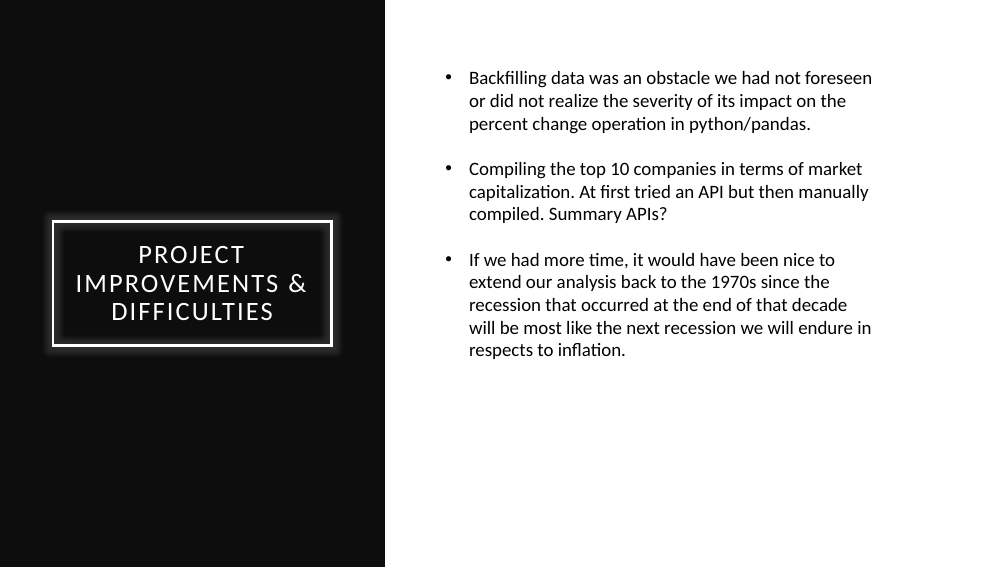
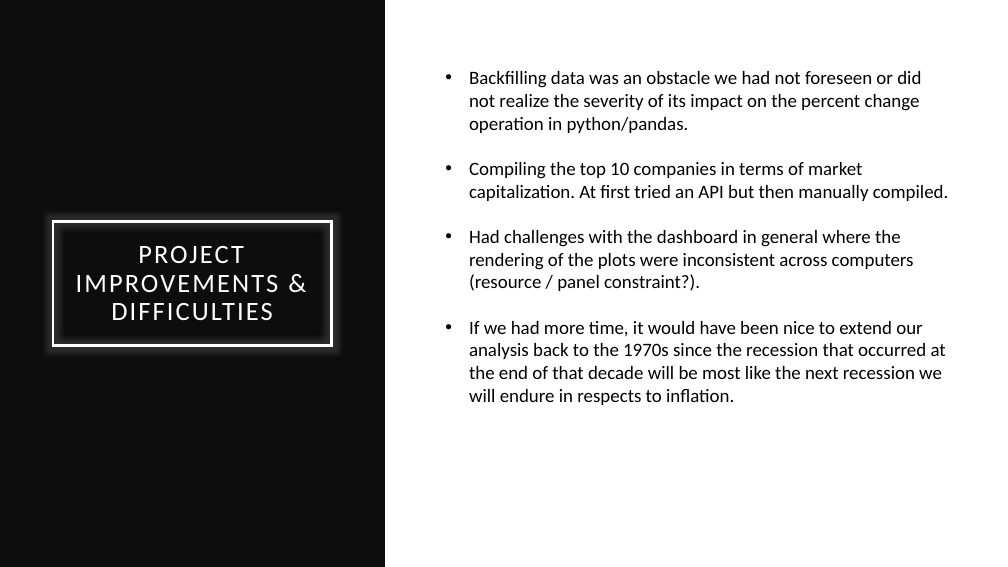
Before and after one commit to patricia-raj/discover-stocks, a slide deck: slide 6 of Project 01.pptx. Drawn at 1008x567 pixels with LibreOffice and Linux fonts; fonts in the diff are those of the drawing. Boxes give left, top, right and bottom in pixels: in the first picture for what was removed or moved away, otherwise in the second. Text is boxed around its words. In the diff, an @@ line names an element or a change of style, - is before the commit and + after.

```diff
--- a/Project 01.pptx
+++ b/Project 01.pptx
@@ text at (469, 162, 949, 291): text changed @@
-• Compiling the top 10 companies in terms of market capitalization. At first tried an API but then manually compiled. Summary APIs?
+• Compiling the top 10 companies in terms of market capitalization. At first tried an API but then manually compiled.
+• Had challenges with the dashboard in general where the rendering of the plots were inconsistent across computers (resource / panel constraint?).
```
Also in this commit, not shown: 1 other slide changed.
